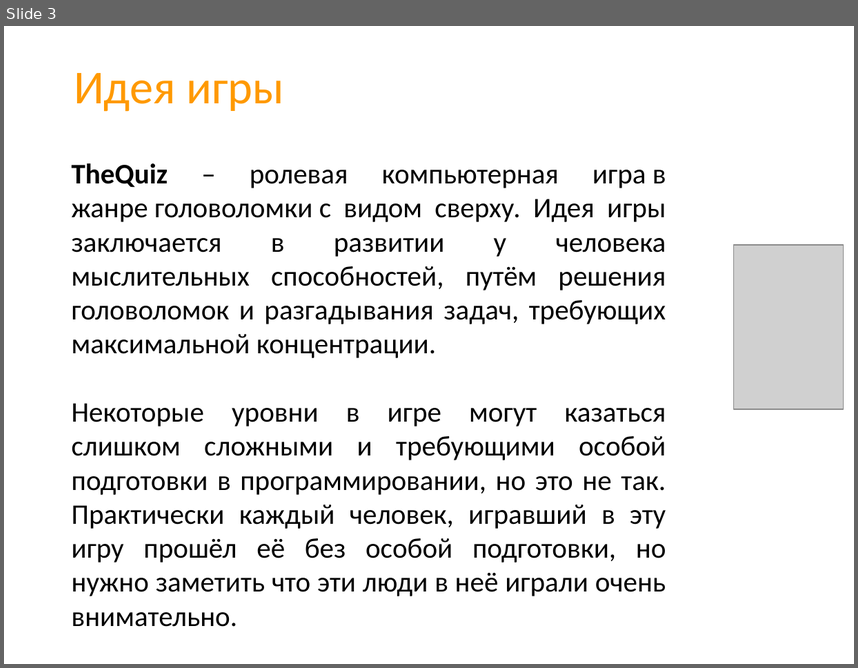
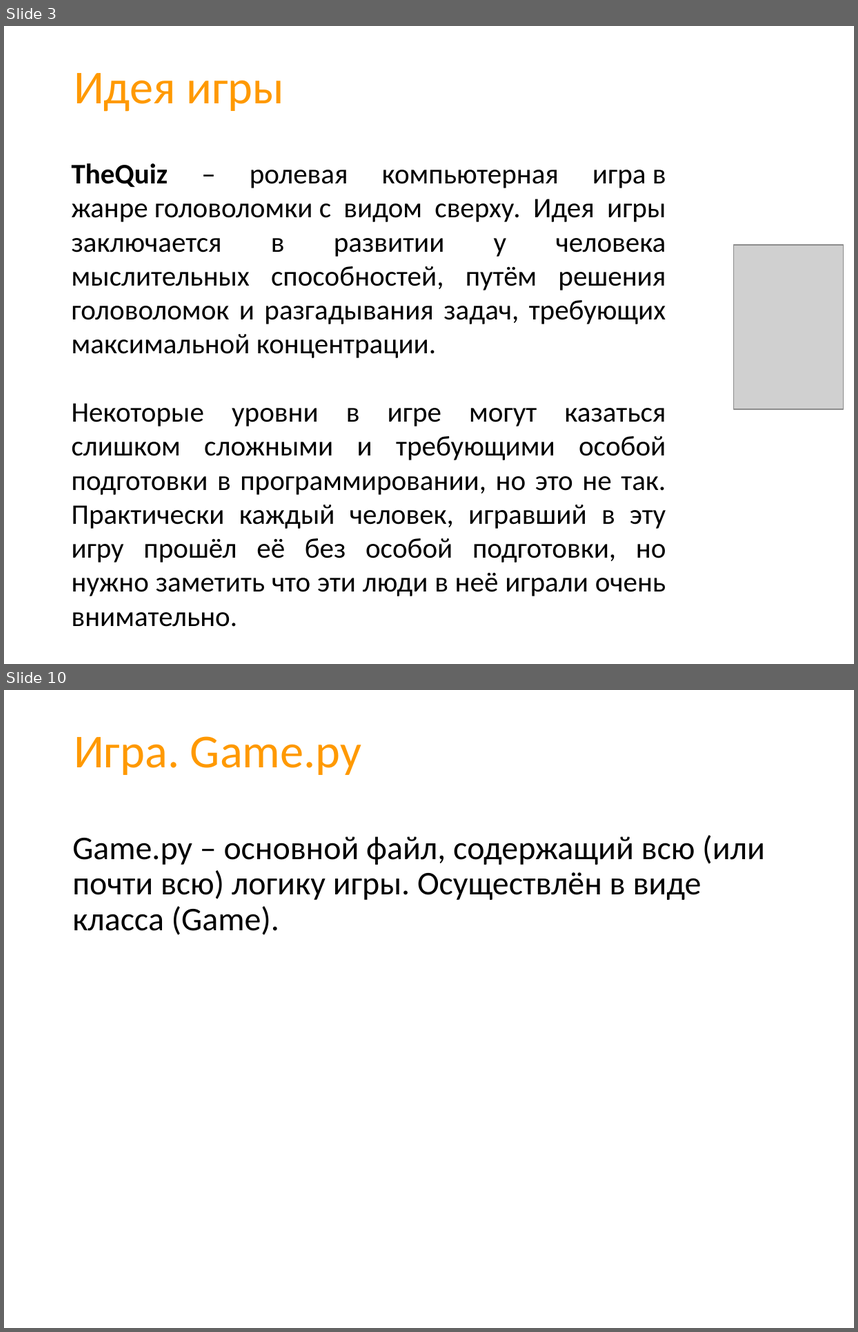
Before and after one commit to CicadaInc/thequiz, a slide deck: presentation.pptx. Shown one above the other, each under a label of ours: slide 3 before the commit, slides 3 and 10 after it; the slides between them are not shown. The pictures are 858x668 and 858x1332 pixels, drawn with LibreOffice and Linux fonts; fonts in the diff are those of the drawing; grey boxes stand for pictures; background and template pictures are left out. Boxes give left, top, right and bottom in pixels: in the first picture for what was removed or moved away, otherwise in the second. Text is boxed around its words. In the diff, an @@ line names an element or a change of style, - is before the commit and + after.

```diff
--- a/presentation.pptx
+++ b/presentation.pptx
@@ slide 10 added at [4, 690, 854, 1328], background picture (left out) @@
@@ title added at [74, 736, 361, 775], 40 pt, text #FF9900 @@
+Игра. Game.py
@@ text added at [72, 835, 765, 935], 28 pt, text #000000 @@
+Game.py – основной файл, содержащий всю (или почти всю) логику игры. Осуществлён в виде класса (Game).
```
Also in this commit, not shown: 3 slides changed, 7 other slides added, 2 slides removed, 3 other files.
